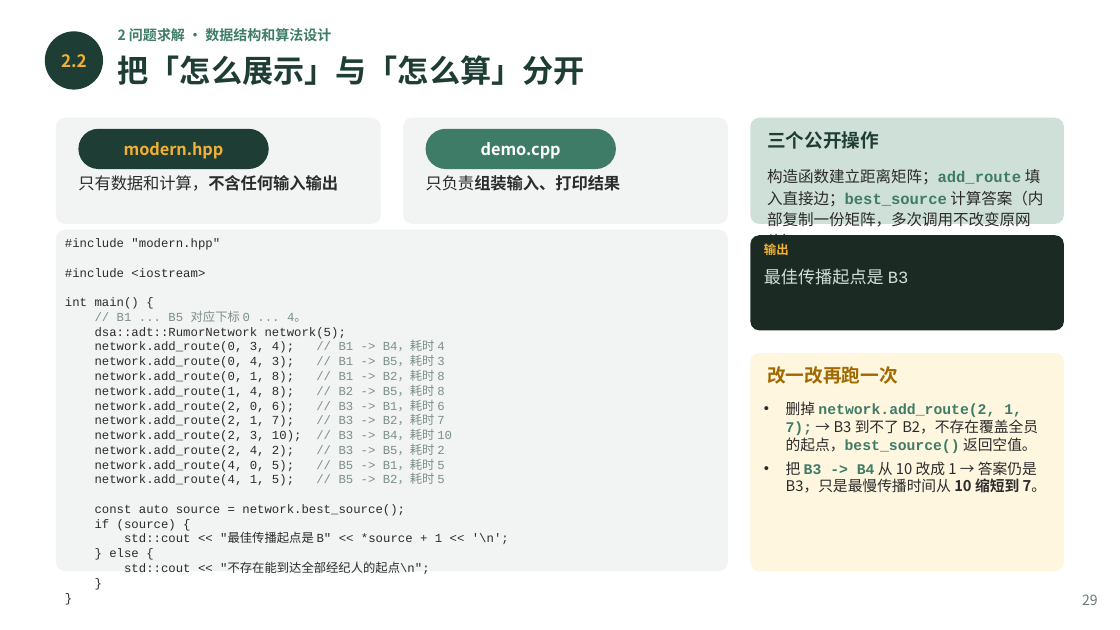
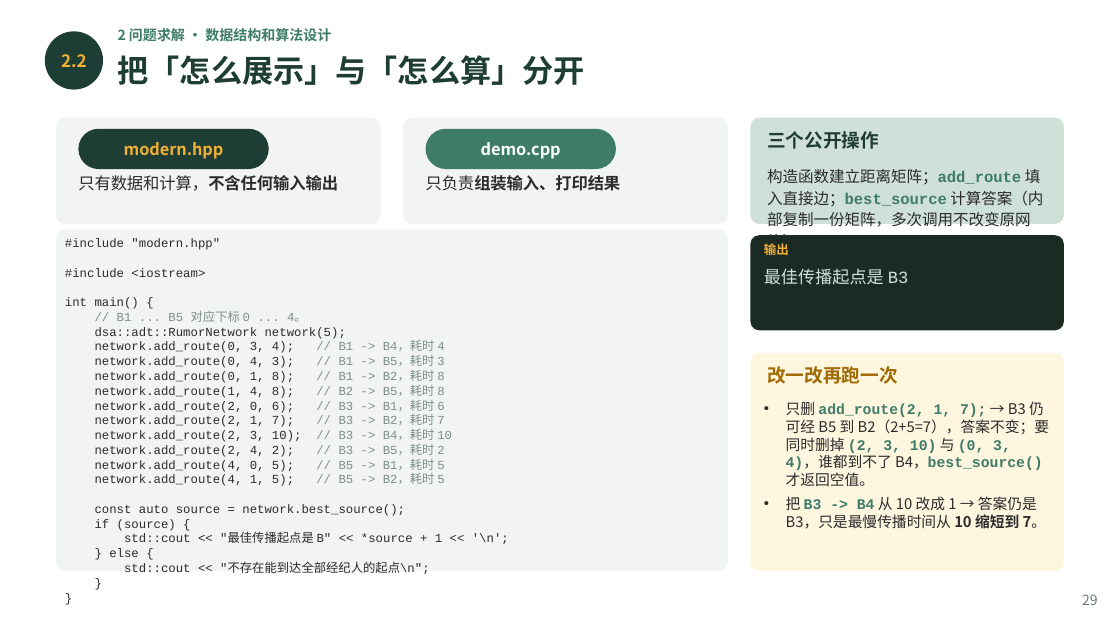
Before and after one commit to GMyhf/2026fall-cs201, a slide deck: slide 29 of courseware/202609_DSA_01_ADT_Floyd_Complexity.pptx. Drawn at 1120x630 pixels with LibreOffice and Linux fonts; fonts in the diff are those of the drawing. Boxes give left, top, right and bottom in pixels: in the first picture for what was removed or moved away, otherwise in the second. Text is boxed around its words. In the diff, an @@ line names an element or a change of style, - is before the commit and + after.

```diff
--- a/courseware/202609_DSA_01_ADT_Floyd_Complexity.pptx
+++ b/courseware/202609_DSA_01_ADT_Floyd_Complexity.pptx
@@ text at bbox=[786, 402, 1049, 486]: text changed; font Courier New to Noto Sans CJK SC; text colour #3E7C68 to #2B2B2B; bold off @@
-• 删掉 network.add_route(2, 1, 7); → B3 到不了 B2，不存在覆盖全员的起点，best_source() 返回空值。
+• 只删 add_route(2, 1, 7); → B3 仍可经 B5 到 B2（2+5=7），答案不变；要同时删掉 (2, 3, 10) 与 (0, 3, 4)，谁都到不了 B4，best_source() 才返回空值。
```
Also in this commit, not shown: 11 other slides changed, 32 other files.
